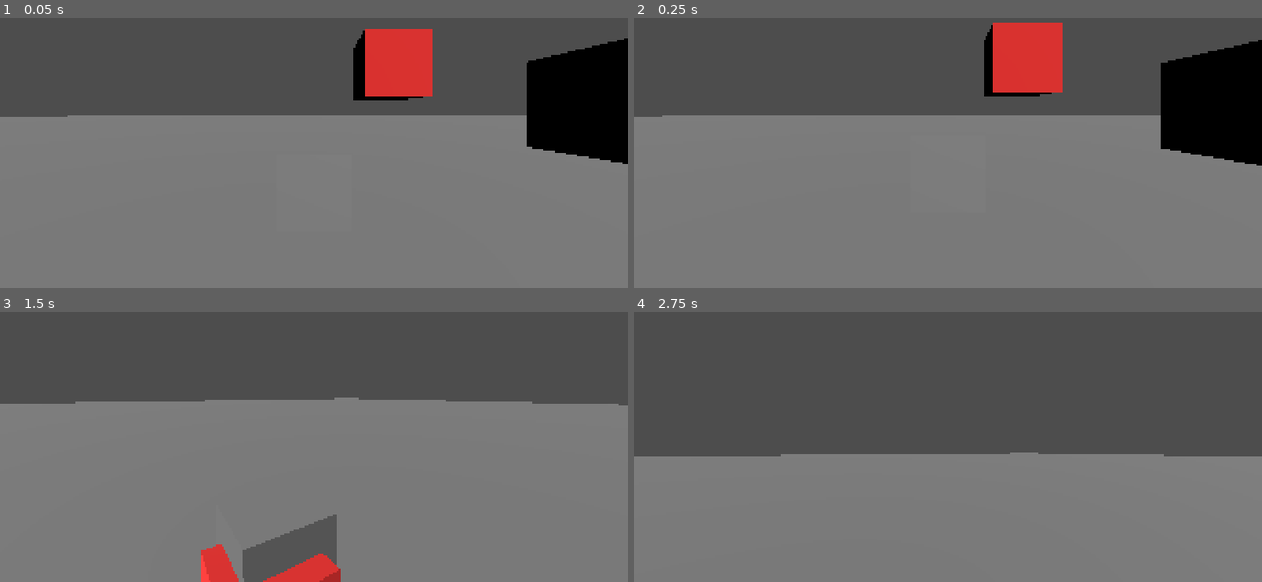
Above: before the commit, frames 1-4 (two rows, left to right).
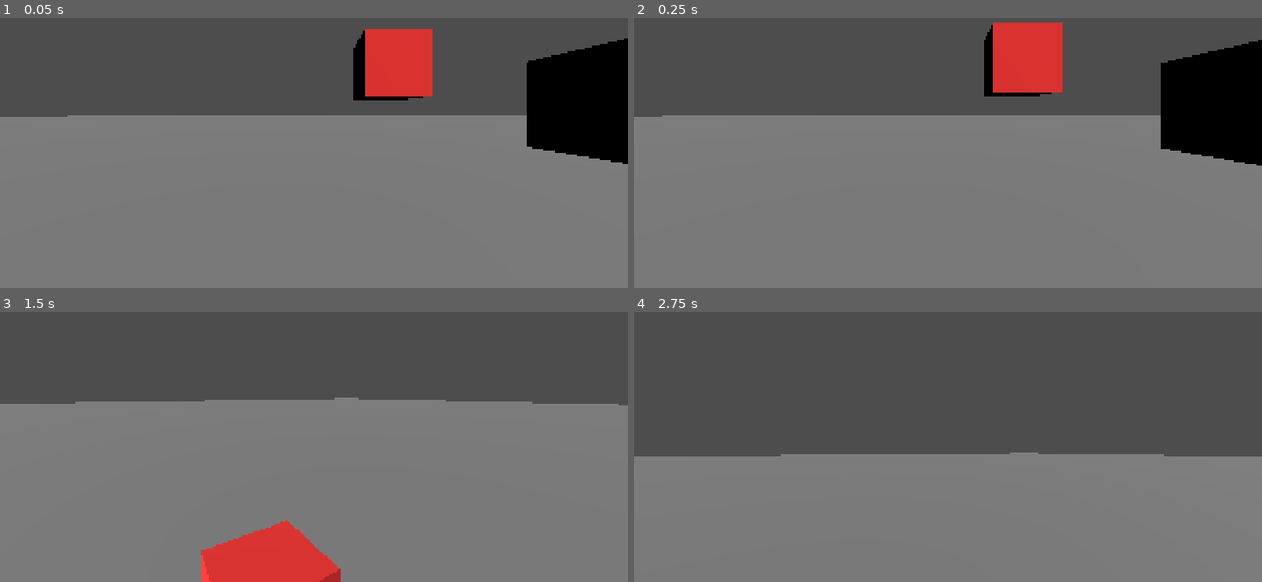
Above: after the commit, the same moments.

Repository: chirp-games/one-bit-14
Game: Godot game, scene res://odins_tests/test1.tscn
Two runs of this game, one before a commit and one after it. Both use one fixed random seed, a clock stepped at 60 frames per second and the inputs below. This scene is started directly instead of the project's main scene.
Inputs (mouse positions are in pixels of both pictures, inside the frame that each line leads up to):
- Up to frame 1 (0.05 s): no input
- Up to frame 2 (0.25 s): no input
- Up to frame 3 (1.5 s): move the mouse to (345, 403) at 0.52 s; hold W (forward) from 0.53 s (still down); tap Space (jump) at 0.77 s; move the mouse to (282, 406) at 1.27 s
- Up to frame 4 (2.75 s): keep holding W (forward); tap Space (jump) at 1.52 s; move the mouse to (960, 398) at 2.02 s

The runs differ from the first frame. In frame 3, 2.8% of the frame differs, in the area x 35-54%, y 75-100%; in frame 4, nothing differs.

Commit message:
Delete nonfunctional mesh box

Diff:
--- a/odins_tests/test1.tscn
+++ b/odins_tests/test1.tscn
@@ -9,8 +9,6 @@
 
 [sub_resource type="WorldBoundaryShape3D" id="WorldBoundaryShape3D_gm6uc"]
 
-[sub_resource type="BoxMesh" id="BoxMesh_gm6uc"]
-
 [node name="Node3D" type="Node3D" unique_id=1439589701]
 
 [node name="MeshInstance3D" type="MeshInstance3D" parent="." unique_id=1370048584]
@@ -20,10 +18,6 @@
 
 [node name="CollisionShape3D" type="CollisionShape3D" parent="MeshInstance3D/StaticBody3D" unique_id=1858435546]
 shape = SubResource("WorldBoundaryShape3D_gm6uc")
-
-[node name="MeshInstance3D" type="MeshInstance3D" parent="MeshInstance3D" unique_id=1485666996]
-transform = Transform3D(1, 0, 0, 0, 1, 0, 0, 0, 1, 0, 0.8332479, -3.491116)
-mesh = SubResource("BoxMesh_gm6uc")
 
 [node name="CharacterBody3D" parent="." unique_id=516948197 instance=ExtResource("1_nivlf")]
 transform = Transform3D(1, 0, 0, 0, 1, 0, 0, 0, 1, 0, 1.3099248, 0)
